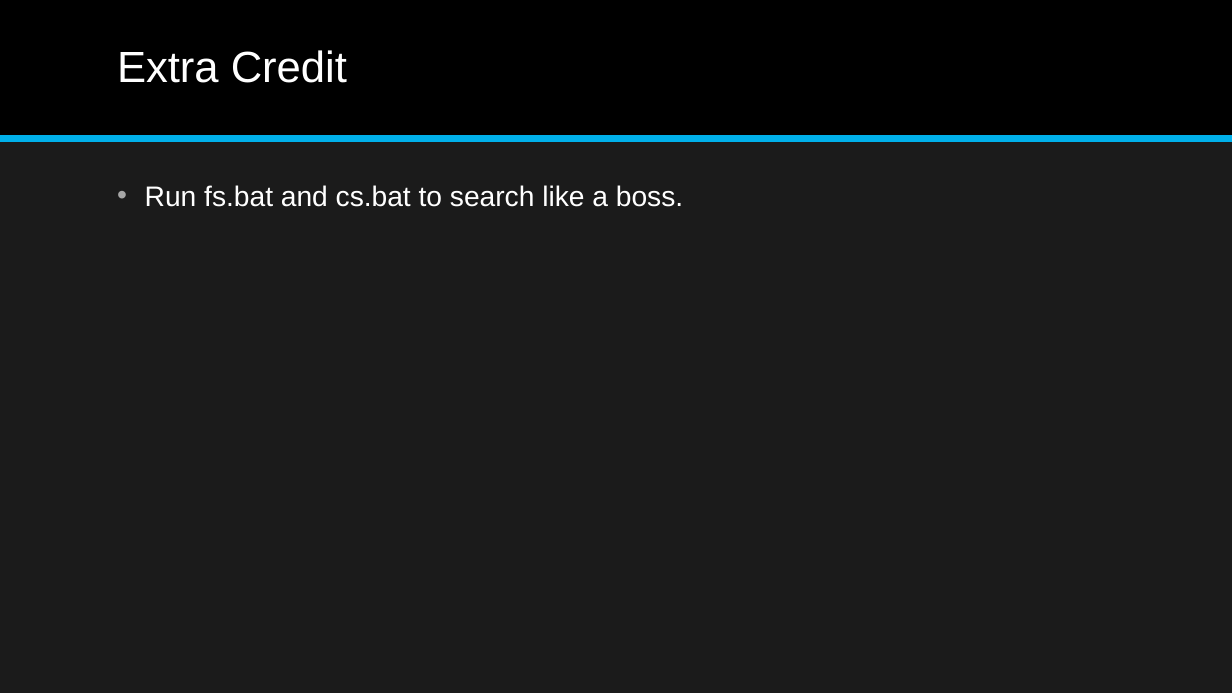
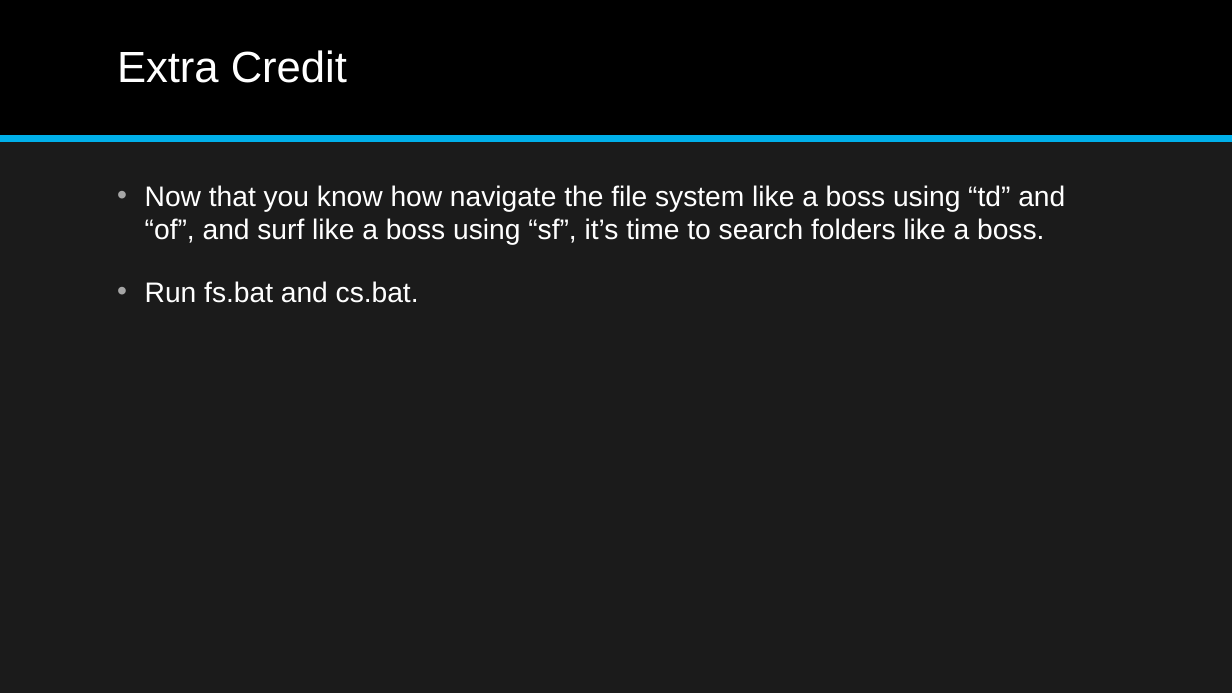
Before and after one commit to jonathan-r-jones/Composable-Batch-Files, a slide deck: slide 20 of Composable Batch File Helper.pptx (slide 16 before the commit). Drawn at 1232x693 pixels with LibreOffice and Linux fonts; fonts in the diff are those of the drawing. Boxes give left, top, right and bottom in pixels: in the first picture for what was removed or moved away, otherwise in the second. Text is boxed around its words. In the diff, an @@ line names an element or a change of style, - is before the commit and + after.

```diff
--- a/Composable Batch File Helper.pptx
+++ b/Composable Batch File Helper.pptx
@@ text at (145,185,1065,303): text changed @@
-• Run fs.bat and cs.bat to search like a boss.
+• Now that you know how navigate the file system like a boss using “td” and “of”, and surf like a boss using “sf”, it’s time to search folders like a boss.
+• Run fs.bat and cs.bat.
```
Also in this commit, not shown: 1 other slide changed, 5 slides added, 1 slide removed, 2 other files.
